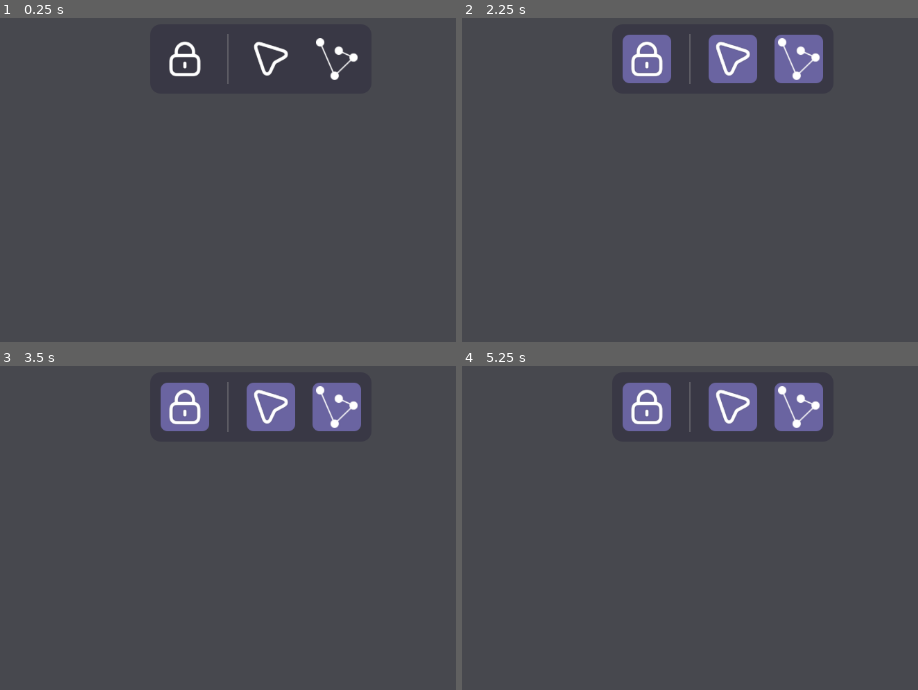
Above: before the commit, frames 1-4 (two rows, left to right).
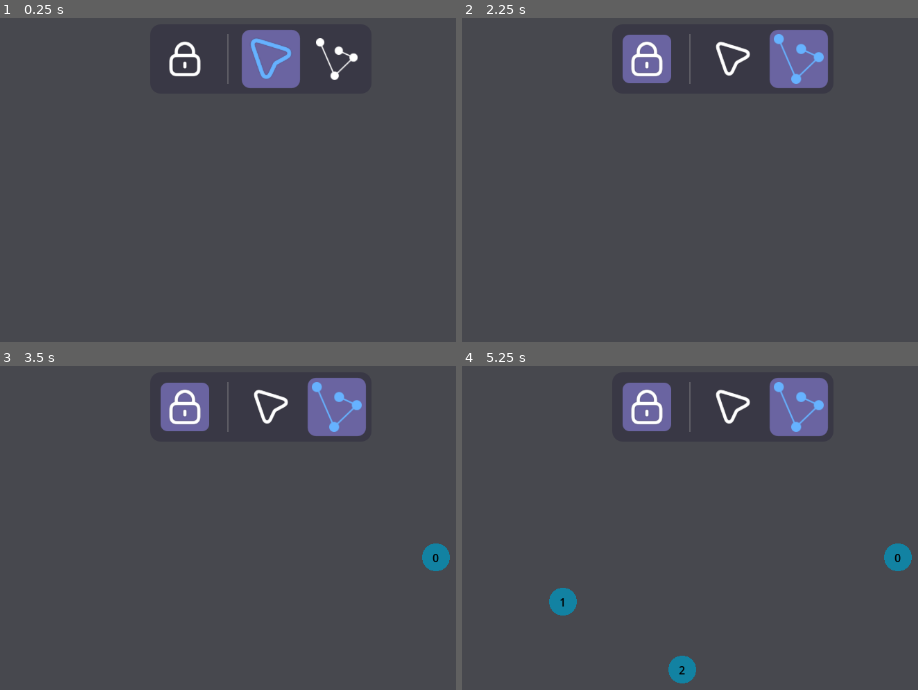
Above: after the commit, the same moments.

Repository: VerticesLTD/Graphos
Game: Godot game, scene res://main.tscn
Two runs of this game, one before a commit and one after it. Both use one fixed random seed, a clock stepped at 60 frames per second and the inputs below.
Inputs (mouse positions are in pixels of both pictures, inside the frame that each line leads up to):
- Up to frame 1 (0.25 s): no input
- Up to frame 2 (2.25 s): click (644, 60) at 0.5 s; click (731, 60) at 1.25 s; click (799, 60) at 2 s
- Up to frame 3 (3.5 s): tap Enter at 2.75 s; move the mouse to (437, 557) at 2.77 s; hold Right (ui_right) from 2.78 s (still down); tap Space at 2.85, 3.02, 3.32 s; click (437, 557) at 2.92 s
- Up to frame 4 (5.25 s): release Right (ui_right) at 3.5 s; tap Space at 3.5, 4.55, 5 s; drag from (562, 602) to (680, 670) at 3.52 s; tap Enter at 4.25 s; move the mouse to (804, 479) at 4.27 s; hold Right (ui_right) 4.28-5 s; hold Ctrl 4.28-5 s; drag from (680, 670) to (484, 511) at 5.02 s

The runs differ from the first frame. In frame 1, 2.2% of the frame differs, in the area x 53-66%, y 3-22%; in frame 2, 2.5%; in frame 3, 2.9%; in frame 4, 3.8%, in the area x 19-99%, y 3-99%.
Error before the commit: Parse Error: Constant "VERTEX_RADIUS" has the same name as a previously declared constant. (res://scripts/utils/globals.gd:50)

Commit message:
Pseudo code visualizer (#43)

Diff:
--- a/project.godot
+++ b/project.godot
@@ -19,6 +19,13 @@
 
 Globals="*res://scripts/utils/globals.gd"
 CommandManager="*res://scripts/managers/command_manager.gd"
+GLogger="*res://scripts/utils/logger.gd"
+
+[file_customization]
+
+folder_colors={
+"res://assets/": "orange"
+}
 
 [file_customization]
 
--- /dev/null
+++ b/scripts/algorithms/pseudo_code/BFS.tres
@@ -0,0 +1,34 @@
+[gd_resource type="Resource" script_class="PseudoCodeData" load_steps=2 format=3 uid="uid://b6pr3p6u5gqym"]
+
+[ext_resource type="Script" uid="uid://c8h8cvjik2tcu" path="res://scripts/algorithms/pseudo_code/pseudo_code_resource.gd" id="1_5kq1g"]
+
+[resource]
+script = ExtResource("1_5kq1g")
+source_text = "Q ← new Queue()--1
+S ← {s}--2
+Q.enqueue(s)--3
+
+while Q ≠ ∅ do--4,5,6,7,8,9,10,11
+	u ← Q.dequeue()--5
+	for each v ∈ Adj[u] do--6
+		if v ∉ S then--7
+			S ← S ∪ {v}--8
+			Q.enqueue(v)--9
+		end if--10
+	end for--11
+end while--12"
+raw_code = "Q ← new Queue()
+S ← {s}
+Q.enqueue(s)
+
+while Q ≠ ∅ do
+	u ← Q.dequeue()
+	for each v ∈ Adj[u] do
+		if v ∉ S then
+			S ← S ∪ {v}
+			Q.enqueue(v)
+		end if
+	end for
+end while"
+steps = [[0], [1], [2], [4], [4, 5], [4, 6], [4, 7], [4, 8], [4, 9], [4, 10], [4, 11], [12]]
+metadata/_custom_type_script = "uid://c8h8cvjik2tcu"
--- /dev/null
+++ b/scripts/algorithms/pseudo_code/pseudo_code_resource.gd
@@ -0,0 +1,81 @@
+@tool
+class_name PseudoCodeData
+extends Resource
+
+const LOG_TAG = "PSEUDO_TOOL"
+
+@export_group("Editor Tools")
+## Enter code. Suffix lines with --1 or --1,2 to assign them to steps.
+@export_multiline var source_text: String = ""
+
+## Click to process.
+@export var generate: bool = false:
+	set(value):
+		_generate_data()
+
+@export_group("Runtime Data")
+## The clean code with suffixes removed.
+@export_multiline var raw_code: String
+
+## Array of Arrays. steps[0] contains line indices for Step 1.
+@export var steps: Array = []
+
+func _generate_data() -> void:
+	steps.clear()
+	var clean_lines: PackedStringArray = []
+
+	# Regex to find " --" followed by numbers/commas at end of line
+	# Captures: 1=The whitespace before --, 2=The numbers string
+	var regex = RegEx.new()
+	regex.compile("(\\s*)--([\\d,]+)\\s*$")
+
+	var source_lines: PackedStringArray = source_text.split("\n")
+	var step_map: Dictionary = {} # { step_index (int): [line_indices] }
+	var max_step_index: int = -1
+
+	for line_idx in source_lines.size():
+		var line = source_lines[line_idx]
+		var match_result = regex.search(line)
+
+		if match_result:
+			var tag_string = match_result.get_string(2)
+			var raw_step_nums = tag_string.split(",")
+
+			# Add this line index to the appropriate steps
+			for num_str in raw_step_nums:
+				if num_str.is_valid_int():
+					var step_idx = num_str.to_int() - 1
+
+					if step_idx < 0: continue # Ignore 0 or negative inputs
+
+					if not step_map.has(step_idx):
+						step_map[step_idx] = []
+
+					step_map[step_idx].append(line_idx)
+
+					if step_idx > max_step_index:
+						max_step_index = step_idx
+
+			# Clean the line (remove the --tags)
+			# get_start(0) is the start index of the entire regex match
+			var clean_line = line.left(match_result.get_start(0))
+			clean_lines.append(clean_line)
+
+		else:
+			# No tag found, just add the line as is (belongs to no specific step)
+			clean_lines.append(line)
+
+	# Convert Dictionary to Array[Array] and fill gaps
+	steps.resize(max_step_index + 1)
+	for i in range(steps.size()):
+		if step_map.has(i):
+			steps[i] = step_map[i]
+		else:
+			steps[i] = [] # Empty array for skipped steps
+
+	# Reconstruct raw code
+	raw_code = "\n".join(clean_lines)
+
+	notify_property_list_changed()
+	if OS.has_feature("editor"):
+		GLogger.info("[%s] Generated: %d lines, %d steps." % [LOG_TAG, clean_lines.size(), steps.size()],LOG_TAG)
--- a/scripts/utils/globals.gd
+++ b/scripts/utils/globals.gd
@@ -46,19 +46,6 @@
 const SELECTION_BORDER_COLOR: Color = Color("4da1a9")
 const SELECTION_FILL_COLOR: Color = Color8(77, 161, 169,30)
 
-# Vertices
-const VERTEX_RADIUS = 20.0
-const VERTEX_COLOR = Color("1282A2")
-
-# Edges
-const EDGE_COLOR = Color("FEFCFB")
-const EDGE_WIDTH = 5.0
-
-# Selection rectangle
-const SELECTION_BORDER_WIDTH: float = 2.0
-const SELECTION_BORDER_COLOR: Color = Color("4da1a9")
-const SELECTION_FILL_COLOR: Color = Color8(77, 161, 169,30)
-
 # ------------
 # Input constants
 # ------------
--- a/scripts/utils/logger.gd
+++ b/scripts/utils/logger.gd
@@ -1,21 +1,22 @@
-class_name GLogger
+@tool
+extends Node
 
 ## Enable when debugging for info output
-static var enabled := true
+var enabled := true
 
-static var log_level = "DEBUG"
+var log_level = "DEBUG"
 
 ## Tags to filter by. If filter is none empty, only logs
 ## with tags inside the filter list will be printed
-static var filters:Array[String] = []
+var filters:Array[String] = []
 
-static func add_filter(tag):
+func add_filter(tag):
 	filters.append(tag)
 
-static func clear_filters():
+func clear_filters():
 	filters.clear()
 
-static func debug(msg, tag=""):
+func debug(msg, tag=""):
 	if not log_level == "DEBUG":
 		return
 
@@ -25,7 +26,7 @@
 	if enabled:
 		print_rich("[color=orange][DEBUG][/color]","[color=cyan][",tag,"][/color] - ",msg)
 
-static func info(msg, tag=""):
+func info(msg, tag=""):
 	if filters.size() > 0 and  tag not in filters:
 		return
 
--- /dev/null
+++ b/ui/pseudo_visualizer/pseudo_visualizer.gd
@@ -0,0 +1,105 @@
+@tool
+extends MarginContainer
+
+@export var data: PseudoCodeData:
+	set(value):
+		if data and data.changed.is_connected(_on_data_changed):
+			data.changed.disconnect(_on_data_changed)
+
+		data = value
+
+		if data:
+			data.changed.connect(_on_data_changed)
+
+		_refresh_view()
+
+@export var highlight_color: Color = Color("445566"):
+	set(value):
+		highlight_color = value
+		_refresh_view()
+
+@export var default_font_color: Color = Color("e0e0e0"):
+	set(value):
+		default_font_color = value
+		_refresh_view()
+
+@export var current_step_idx: int = 0:
+	set(value):
+		# This check is IMPORTANT. Prevents stack overflow.
+		if current_step_idx == value:
+			return
+
+		current_step_idx = value
+		_refresh_view()
+
+@onready var code_display: RichTextLabel = $CodeBackground/PseudoDisplay
+
+func _ready() -> void:
+	_refresh_view()
+
+func _refresh_view() -> void:
+	if not is_node_ready() or not data or not code_display:
+		return
+
+	if data.steps.size() > 0:
+		current_step_idx = clampi(current_step_idx,0,data.steps.size() - 1)
+
+	render_step(current_step_idx)
+
+func _on_data_changed() -> void:
+	_refresh_view()
+
+func _unhandled_key_input(event: InputEvent) -> void:
+	# Only take input while app is running
+	if Engine.is_editor_hint():
+		return
+
+	event = event as InputEventKey
+
+	if event.is_pressed() and event.keycode == KEY_SPACE:
+		next_step()
+
+func next_step() -> void:
+	if not data or current_step_idx >= data.steps.size() -1:
+		return
+	current_step_idx += 1
+	render_step(current_step_idx)
+
+func prev_step() -> void:
+	if not data or current_step_idx <= 0:
+		return
+	current_step_idx -= 1
+	render_step(current_step_idx)
+
+func render_step(step_idx:int) -> void:
+	if data.steps.is_empty() or step_idx >= data.steps.size():
+		code_display.text = "[color=red]No steps found or index out of bounds[/color]"
+		return
+
+	var lines: PackedStringArray = data.raw_code.split("\n")
+	var active_lines: Array = data.steps[step_idx]
+
+	var vibrancy = highlight_color
+	vibrancy.s = 1.0
+	vibrancy.v = 1.0
+
+	var hex_active: String = "#" + vibrancy.to_html()
+	var hex_dim: String = "#" + default_font_color.darkened(0.5).to_html()
+
+	var final_bbcode: String = ""
+
+
+	for i in range(lines.size()):
+		var line: String = lines[i]
+
+		line = line.replace("[","[lb]")
+		line = line.replace("\t","    ")
+
+		if i in active_lines:
+			line = "[outline_size=2][outline_color=black][color=%s][b]%s. %s[/b][/color][/outline_color][/outline_size]" % [hex_active, i+1, line]
+		else:
+			line = "[color=%s][b]%s. %s[/b][/color]" % [hex_dim, i+1, line]
+
+		final_bbcode += line + "\n"
+
+	code_display.text = final_bbcode
--- /dev/null
+++ b/ui/pseudo_visualizer/pseudo_visualizer.tscn
@@ -0,0 +1,30 @@
+[gd_scene load_steps=3 format=3 uid="uid://bncd71mkqi3wv"]
+
+[ext_resource type="Script" uid="uid://djj2slw3o7awh" path="res://ui/pseudo_visualizer/pseudo_visualizer.gd" id="1_fc4ul"]
+[ext_resource type="FontFile" uid="uid://d4hyiamuhdsom" path="res://assets/fonts/latinmodern-math.otf" id="2_43rel"]
+
+[node name="PseudoVisualizer" type="MarginContainer"]
+anchors_preset = 8
+anchor_left = 0.5
+anchor_top = 0.5
+anchor_right = 0.5
+anchor_bottom = 0.5
+grow_horizontal = 2
+grow_vertical = 2
+script = ExtResource("1_fc4ul")
+
+[node name="CodeBackground" type="PanelContainer" parent="."]
+layout_mode = 2
+size_flags_horizontal = 4
+size_flags_vertical = 4
+
+[node name="PseudoDisplay" type="RichTextLabel" parent="CodeBackground"]
+layout_mode = 2
+theme_override_fonts/normal_font = ExtResource("2_43rel")
+theme_override_fonts/bold_font = ExtResource("2_43rel")
+theme_override_font_sizes/normal_font_size = 22
+theme_override_font_sizes/bold_font_size = 22
+bbcode_enabled = true
+fit_content = true
+autowrap_mode = 0
+vertical_alignment = 3
Binary file added: assets/fonts/latinmodern-math.otf
Not shown, added: assets/fonts/latinmodern-math.otf.import
Not shown, added: scripts/algorithms/pseudo_code/pseudo_code_resource.gd.uid
Not shown, added: ui/pseudo_visualizer/pseudo_visualizer.gd.uid
